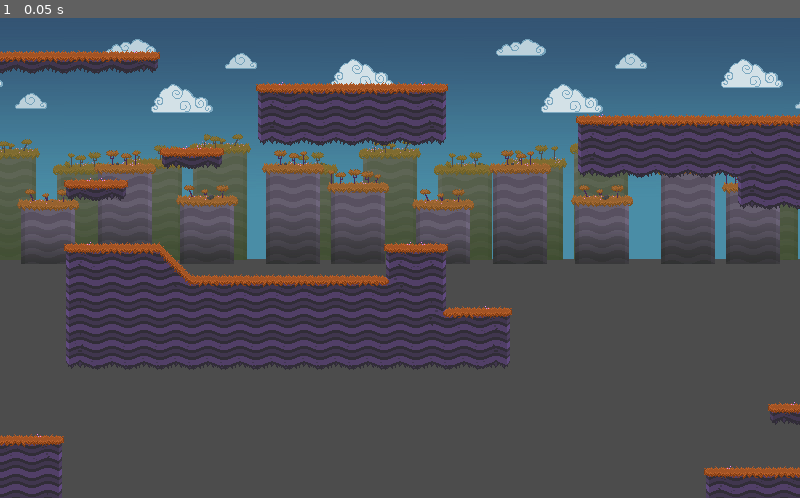
Above: before the commit, frame 1.
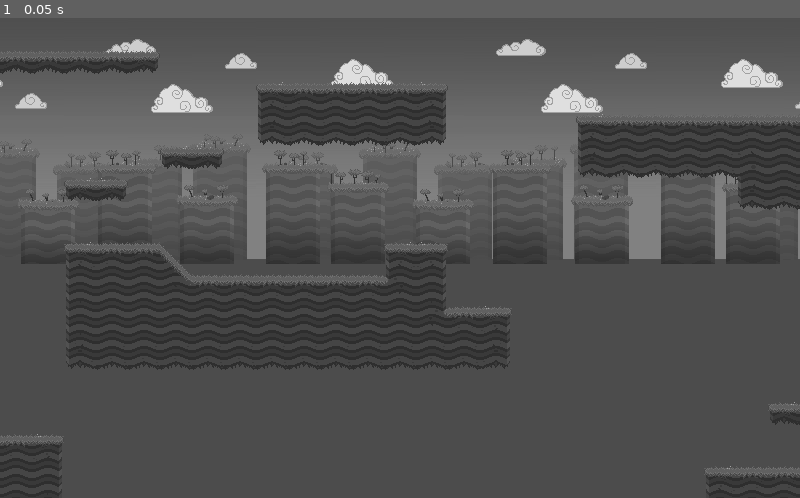
Above: after the commit, the same moment.

Repository: p-rott/Platformer
Game: Godot game, scene res://src/Level/PlayerTestLevel.tscn
The game is run twice, just before and just after one commit, with the same random seed, the same clock (stepped at 60 frames per second) and the same inputs. This scene is started directly instead of the project's main scene.
Inputs:
- Up to frame 1 (0.05 s): no input

The runs differ from the first frame. In frame 1, 36% of the frame differs, in the area x 0-100%, y 0-100%.

Commit message:
Added Viewport shader scene with one shader

Diff:
--- a/project.godot
+++ b/project.godot
@@ -56,7 +56,7 @@
 
 [application]
 
-config/name="Platformer 2D"
+config/name="Platformer 2D Softwarepraktikum"
 config/description="This demo is a pixel art 2D platformer with graphics and sound.
 
 It shows you how to code characters and physics-based objects
--- a/src/Actors/Player.tscn
+++ b/src/Actors/Player.tscn
@@ -1,11 +1,42 @@
-[gd_scene load_steps=15 format=2]
+[gd_scene load_steps=17 format=2]
 
 [ext_resource path="res://src/Actors/Player.gd" type="Script" id=1]
 [ext_resource path="res://assets/art/player/robot_demo.png" type="Texture" id=2]
 [ext_resource path="res://assets/audio/sfx/jump.wav" type="AudioStream" id=3]
 
-[sub_resource type="Animation" id=1]
-resource_name = "crouch"
+[sub_resource type="Shader" id=1]
+code = "shader_type canvas_item;
+uniform bool only_red;
+uniform bool only_green;
+uniform bool only_blue;
+
+void fragment() {
+	vec4 tex_color = texture(TEXTURE, UV);
+	if(only_red)
+	{
+		COLOR= vec4(tex_color.r, 0, 0, tex_color.a);
+	}
+	else if(only_green)
+	{
+		COLOR= vec4(0, tex_color.g, 0, tex_color.a);
+	}
+		else if(only_blue)
+	{
+		COLOR= vec4(0, 0, tex_color.b, tex_color.a);
+	}
+	else
+	{
+		COLOR = tex_color;
+	}
+}"
+
+[sub_resource type="ShaderMaterial" id=2]
+shader = SubResource( 1 )
+shader_param/only_red = true
+shader_param/only_green = false
+shader_param/only_blue = false
+
+[sub_resource type="Animation" id=3]
 length = 0.01
 loop = true
 step = 0.25
@@ -22,8 +53,7 @@
 "values": [ 22 ]
 }
 
-[sub_resource type="Animation" id=2]
-resource_name = "falling"
+[sub_resource type="Animation" id=4]
 length = 0.01
 loop = true
 step = 0.25
@@ -40,8 +70,7 @@
 "values": [ 21 ]
 }
 
-[sub_resource type="Animation" id=3]
-resource_name = "falling_weapon"
+[sub_resource type="Animation" id=5]
 length = 0.5
 loop = true
 step = 0.25
@@ -109,7 +138,7 @@
 "values": [ 23, 24, 23 ]
 }
 
-[sub_resource type="Animation" id=7]
+[sub_resource type="Animation" id=9]
 length = 0.5
 loop = true
 step = 0.25
@@ -202,6 +231,7 @@
 collision_mask = 8
 
 [node name="Sprite" type="Sprite" parent="."]
+material = SubResource( 2 )
 position = Vector2( 0, -14 )
 texture = ExtResource( 2 )
 vframes = 2
@@ -210,16 +240,16 @@
 
 [node name="AnimationPlayer" type="AnimationPlayer" parent="."]
 playback_speed = 2.6
-anims/crouch = SubResource( 1 )
-anims/falling = SubResource( 2 )
-anims/falling_weapon = SubResource( 3 )
-anims/idle = SubResource( 4 )
-anims/idle_weapon = SubResource( 5 )
-anims/jumping = SubResource( 6 )
-anims/jumping_weapon = SubResource( 7 )
-anims/run = SubResource( 8 )
-anims/run_weapon = SubResource( 9 )
-anims/standing_weapon_ready = SubResource( 10 )
+anims/crouch = SubResource( 3 )
+anims/falling = SubResource( 4 )
+anims/falling_weapon = SubResource( 5 )
+anims/idle = SubResource( 6 )
+anims/idle_weapon = SubResource( 7 )
+anims/jumping = SubResource( 8 )
+anims/jumping_weapon = SubResource( 9 )
+anims/run = SubResource( 10 )
+anims/run_weapon = SubResource( 11 )
+anims/standing_weapon_ready = SubResource( 12 )
 
 [node name="Camera" type="Camera2D" parent="."]
 position = Vector2( 0, -28 )
--- a/src/Level/PlayerTestLevel.tscn
+++ b/src/Level/PlayerTestLevel.tscn
@@ -1,12 +1,15 @@
-[gd_scene load_steps=4 format=2]
+[gd_scene load_steps=5 format=2]
 
 [ext_resource path="res://assets/art/tileset/tileset.tres" type="TileSet" id=1]
 [ext_resource path="res://src/Level/PlayerTestLevel.gd" type="Script" id=2]
+[ext_resource path="res://src/Main/Viewportsahders.tscn" type="PackedScene" id=3]
 [ext_resource path="res://src/Level/ParallaxBackground.tscn" type="PackedScene" id=7]
 
 [node name="Level" type="Node2D"]
 pause_mode = 1
 script = ExtResource( 2 )
+
+[node name="Viewportsahders" parent="." instance=ExtResource( 3 )]
 
 [node name="TileMap" type="TileMap" parent="."]
 tile_set = ExtResource( 1 )
--- /dev/null
+++ b/src/Main/GrayscaleColor.shader
@@ -0,0 +1,36 @@
+shader_type canvas_item;
+
+uniform vec3 gray_ratio = vec3(0.21, 0.72,0.07);
+
+uniform bool ignore_pure_red;
+uniform bool ignore_pure_green;
+uniform bool ignore_pure_blue;
+void fragment() {
+	vec4 color = texture(SCREEN_TEXTURE, UV);
+
+	if(ignore_pure_red && color.g < 0.01 && color.b < 0.01)
+	{
+		 COLOR = color;
+	}
+	else if(ignore_pure_green && color.r < 0.01 && color.b < 0.01)
+	{
+		 COLOR = color;
+	}
+	else if(ignore_pure_blue && color.g < 0.01 && color.r < 0.01)
+	{
+		 COLOR = color;
+	}
+	else
+	{
+
+		color.rgb *= gray_ratio;
+	    float avg = (color.r + color.g + color.b);
+	    COLOR.rgb = vec3(avg);
+	}
+
+}
+
+vec4 sample_glow_pixel(sampler2D tex, vec2 uv) {
+    float hdr_threshold = 1.0; // Pixels with higher color than 1 will glow
+    return max(texture(tex, uv) - hdr_threshold, vec4(0.0));
+}
--- /dev/null
+++ b/src/Main/Viewportsahders.tscn
@@ -0,0 +1,30 @@
+[gd_scene load_steps=5 format=2]
+
+[ext_resource path="res://src/Main/GrayscaleColor.shader" type="Shader" id=1]
+
+[sub_resource type="ShaderMaterial" id=1]
+shader = ExtResource( 1 )
+shader_param/gray_ratio = Vector3( 0.21, 0.72, 0.07 )
+shader_param/ignore_pure_red = true
+shader_param/ignore_pure_green = false
+shader_param/ignore_pure_blue = false
+
+[sub_resource type="Gradient" id=2]
+offsets = PoolRealArray( 0 )
+colors = PoolColorArray( 1, 1, 1, 1 )
+
+[sub_resource type="GradientTexture" id=3]
+gradient = SubResource( 2 )
+
+[node name="Viewportsahders" type="CanvasLayer"]
+
+[node name="Grayscale+Color" type="TextureRect" parent="."]
+material = SubResource( 1 )
+anchor_right = 1.0
+anchor_bottom = 1.0
+texture = SubResource( 3 )
+expand = true
+flip_v = true
+__meta__ = {
+"_edit_use_anchors_": false
+}
Binary file added: assets/art/player/robot_demo - Kopie.png
Not shown, added: assets/art/player/robot_demo - Kopie.png.import
Binary file changed: assets/art/player/robot_demo.png
Not shown: 8 places in src/Actors/Player.tscn that only renumber resources
